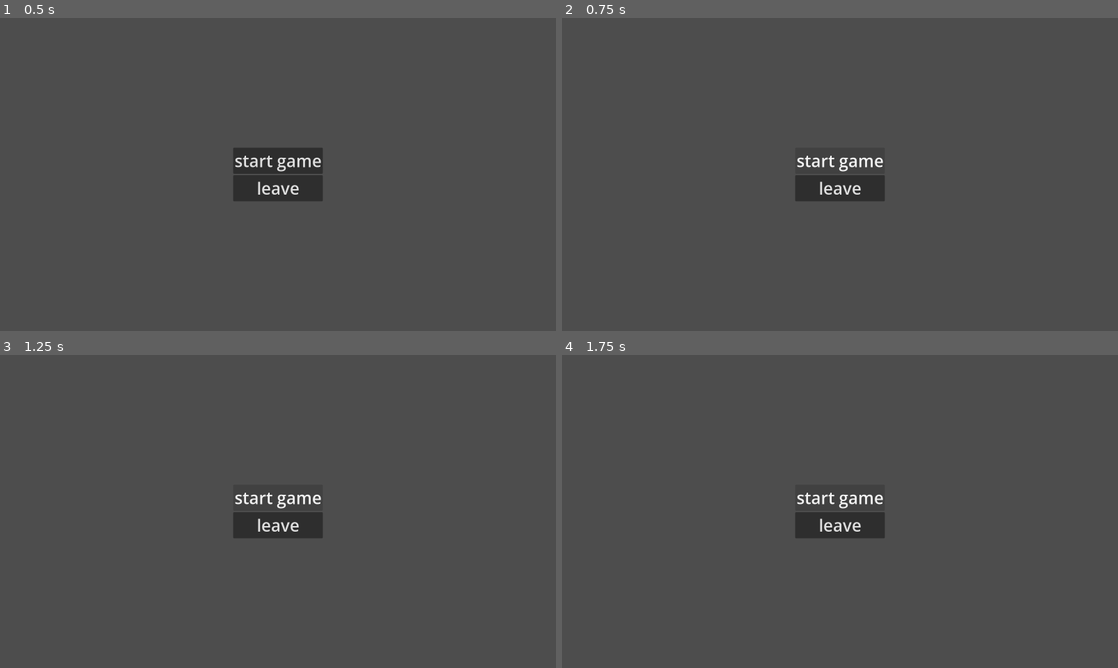
Above: before the commit, frames 1-4 (two rows, left to right).
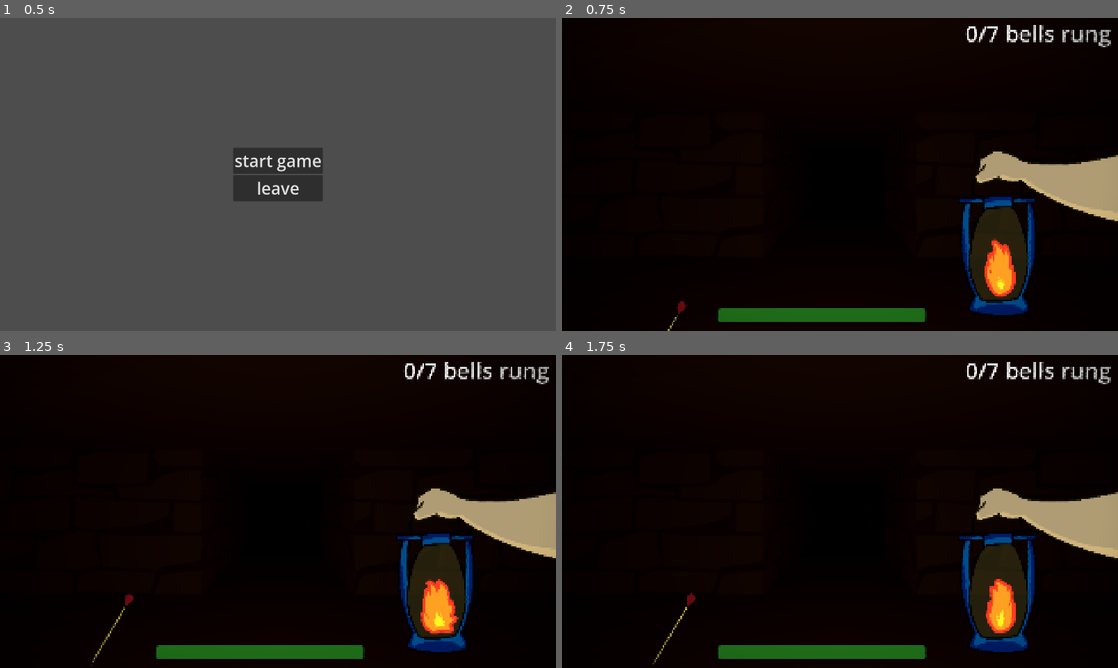
Above: after the commit, the same moments.

Repository: AvenirTheArtist/MazeGame
Game: Godot game, scene res://main_menu.tscn
The game is run twice, just before and just after one commit, with the same random seed, the same clock (stepped at 60 frames per second) and the same inputs. This scene is started directly instead of the project's main scene.
Inputs (mouse positions are in pixels of both pictures, inside the frame that each line leads up to):
- Up to frame 1 (0.5 s): no input
- Up to frame 2 (0.75 s): click "start game" at 0.5 s
- Up to frame 3 (1.25 s): no input
- Up to frame 4 (1.75 s): click (840, 498) at 1.25 s, where only the run before the commit has a clickable "start game"

Frame 1 is identical in both runs. In frame 2, 100% of the frame differs, in the area x 0-100%, y 0-100%; in frame 3, 100%; in frame 4, 100%.

Commit message:
connected signals to main menu

Diff:
--- a/main_menu.tscn
+++ b/main_menu.tscn
@@ -1,4 +1,7 @@
 [gd_scene format=3 uid="uid://cmdj4mgmded3t"]
+
+[ext_resource type="Script" uid="uid://cmjk4i4eb3s6g" path="res://scripts/main_menu.gd" id="1_7vrkn"]
+[ext_resource type="PackedScene" uid="uid://cn4nyp8cm2sml" path="res://maps/maze_level.tscn" id="2_fu7sn"]
 
 [node name="main_menu" type="Control" unique_id=586736589]
 layout_mode = 3
@@ -7,6 +10,8 @@
 anchor_bottom = 1.0
 grow_horizontal = 2
 grow_vertical = 2
+script = ExtResource("1_7vrkn")
+level = ExtResource("2_fu7sn")
 
 [node name="VBoxContainer" type="VBoxContainer" parent="." unique_id=1687815714]
 layout_mode = 1
@@ -31,3 +36,6 @@
 layout_mode = 2
 theme_override_font_sizes/font_size = 48
 text = "leave"
+
+[connection signal="pressed" from="VBoxContainer/start" to="." method="_on_start_pressed"]
+[connection signal="pressed" from="VBoxContainer/leave" to="." method="_on_leave_pressed"]
